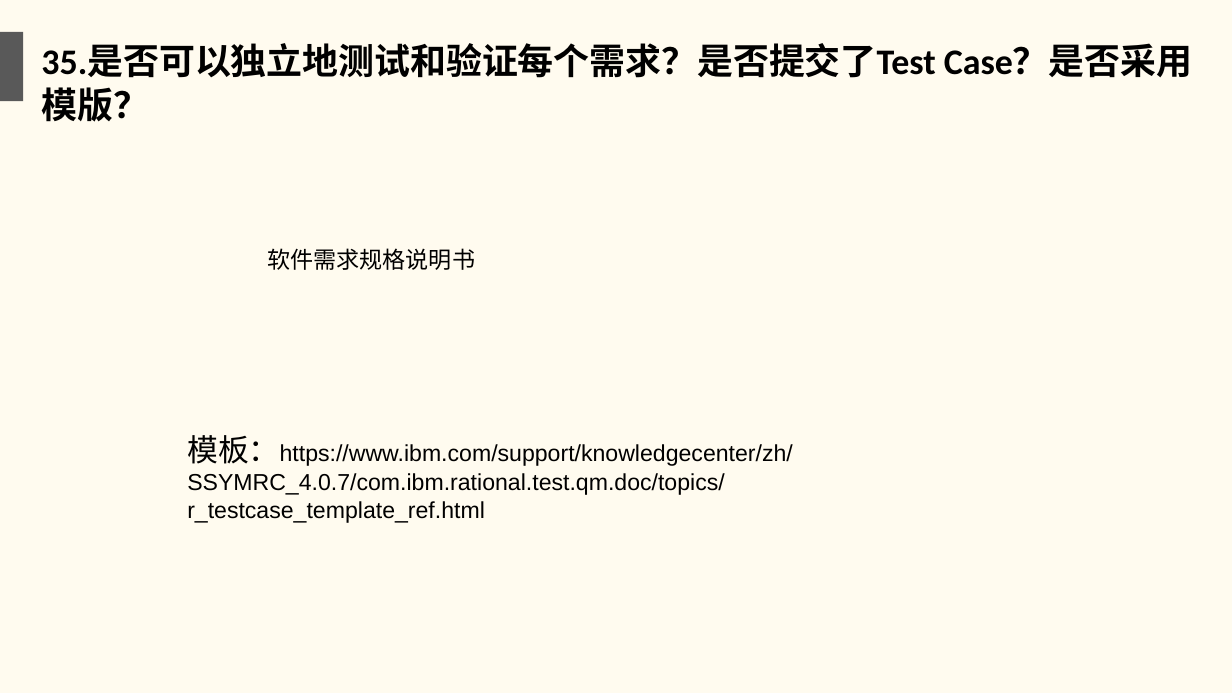
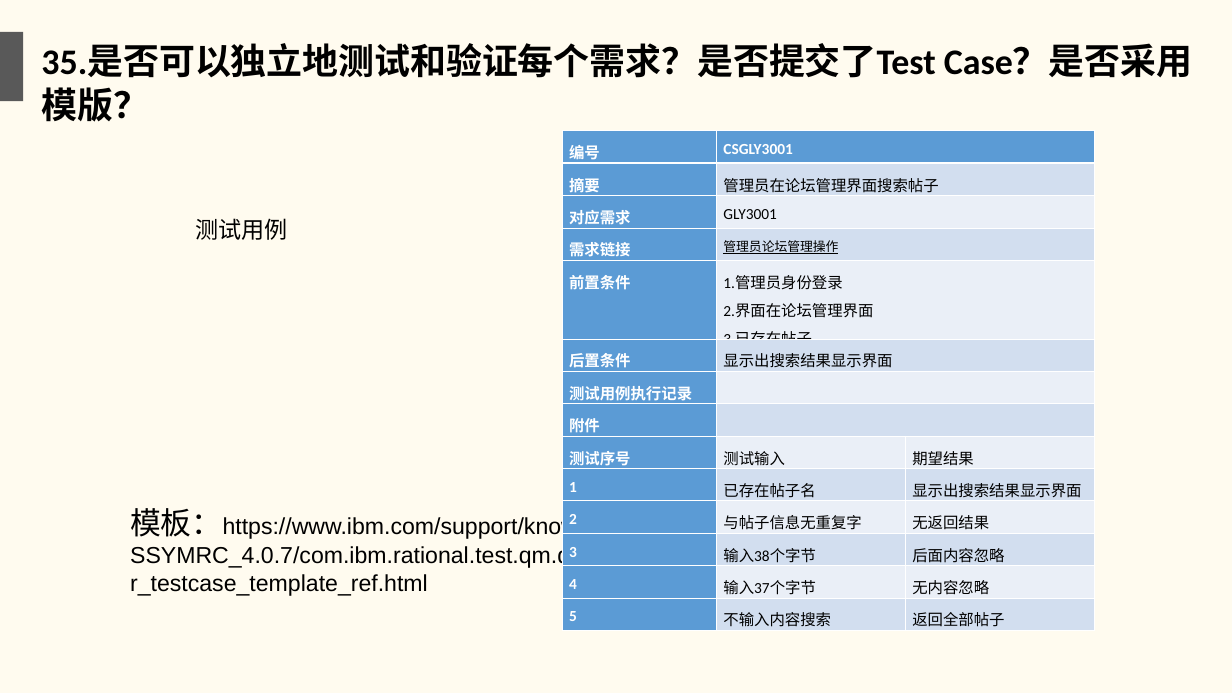
Before and after one commit to twn422/PRD2017, a slide deck: slide 37 of PRD-2017-G24/STW/受控文件/分析设计/项目收尾评审.ppt. Drawn at 1232x693 pixels with LibreOffice and Linux fonts; fonts in the diff are those of the drawing. Boxes give left, top, right and bottom in pixels: in the first picture for what was removed or moved away, otherwise in the second. Text is boxed around its words. In the diff, an @@ line names an element or a change of style, - is before the commit and + after.

Commit message:
测试用例转移

```diff
--- a/PRD-2017-G24/STW/受控文件/分析设计/项目收尾评审.ppt
+++ b/PRD-2017-G24/STW/受控文件/分析设计/项目收尾评审.ppt
@@ table added at (562, 130, 1095, 631), 14 rows, 3 columns @@
+编号 | CSGLY3001 | 
+摘要 | 管理员在论坛管理界面搜索帖子 | 
+对应需求 | GLY3001 | 
+需求链接 | 管理员论坛管理操作 | 
+前置条件 | 1.管理员身份登录 / 2.界面在论坛管理界面 / 3.已存在帖子 | 
+后置条件 | 显示出搜索结果显示界面 | 
+测试用例执行记录 |  | 
+附件 |  | 
+测试序号 | 测试输入 | 期望结果
+1 | 已存在帖子名 | 显示出搜索结果显示界面
+2 | 与帖子信息无重复字 | 无返回结果
+3 | 输入38个字节 | 后面内容忽略
+4 | 输入37个字节 | 无内容忽略
+5 | 不输入内容搜索 | 返回全部帖子
@@ text added at (195, 218, 287, 240), 18 pt, text #000000 @@
+测试用例
@@ text removed at (267, 248, 475, 270) @@
-软件需求规格说明书
@@ text "模板：https://www.ibm.com/support/knowledgecenter/zh/SSYMRC_4.0 ...": place and size @@
-text "模板：https://www.ibm.com/support/knowledgecenter/zh/SSYMRC_4.0 ..." at (187, 435, 793, 523)
+text "模板：https://www.ibm.com/support/knowledgecenter/zh/SSYMRC_4.0 ..." at (130, 508, 736, 596)
```
Also in this commit, not shown: 2 other slides changed, 3 other files.
